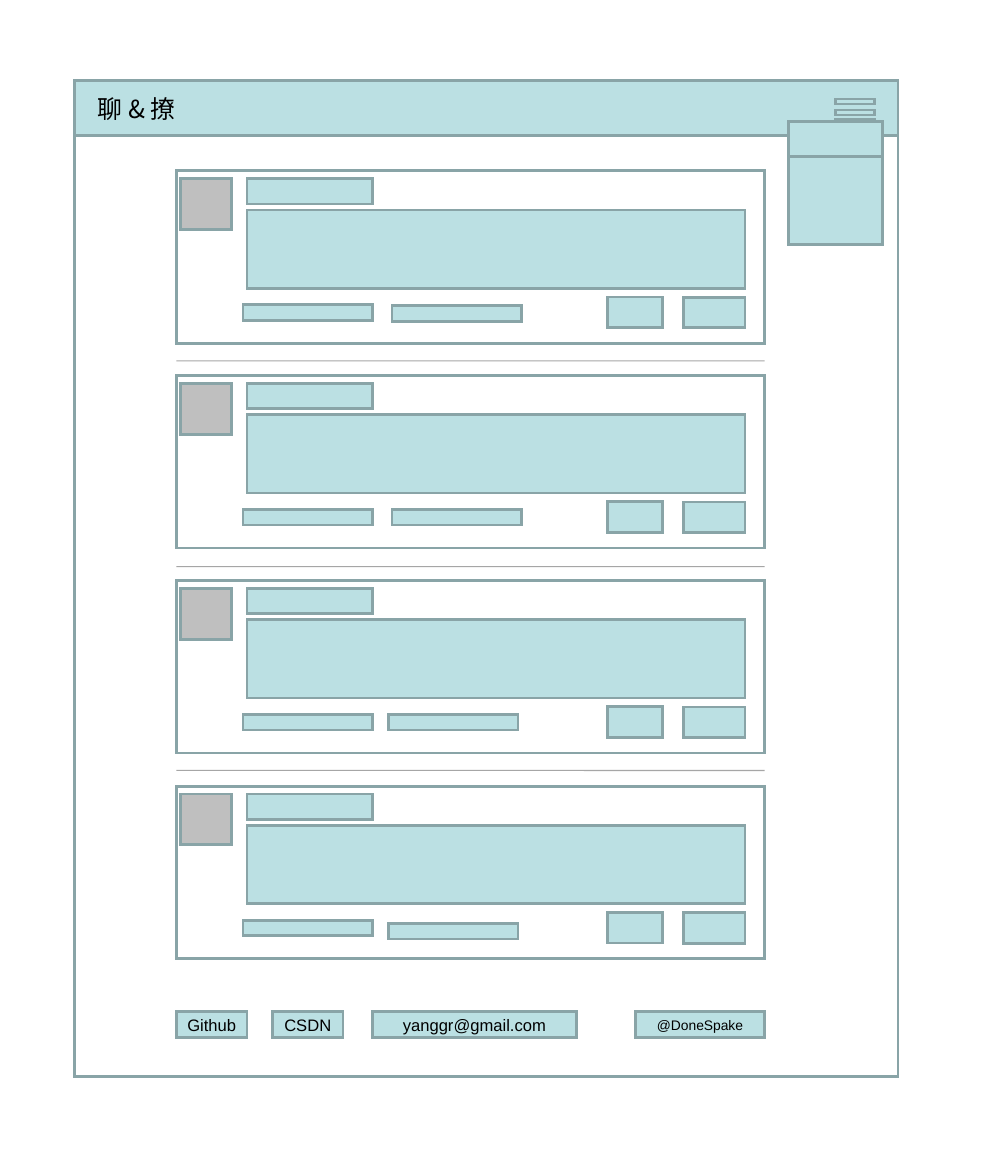
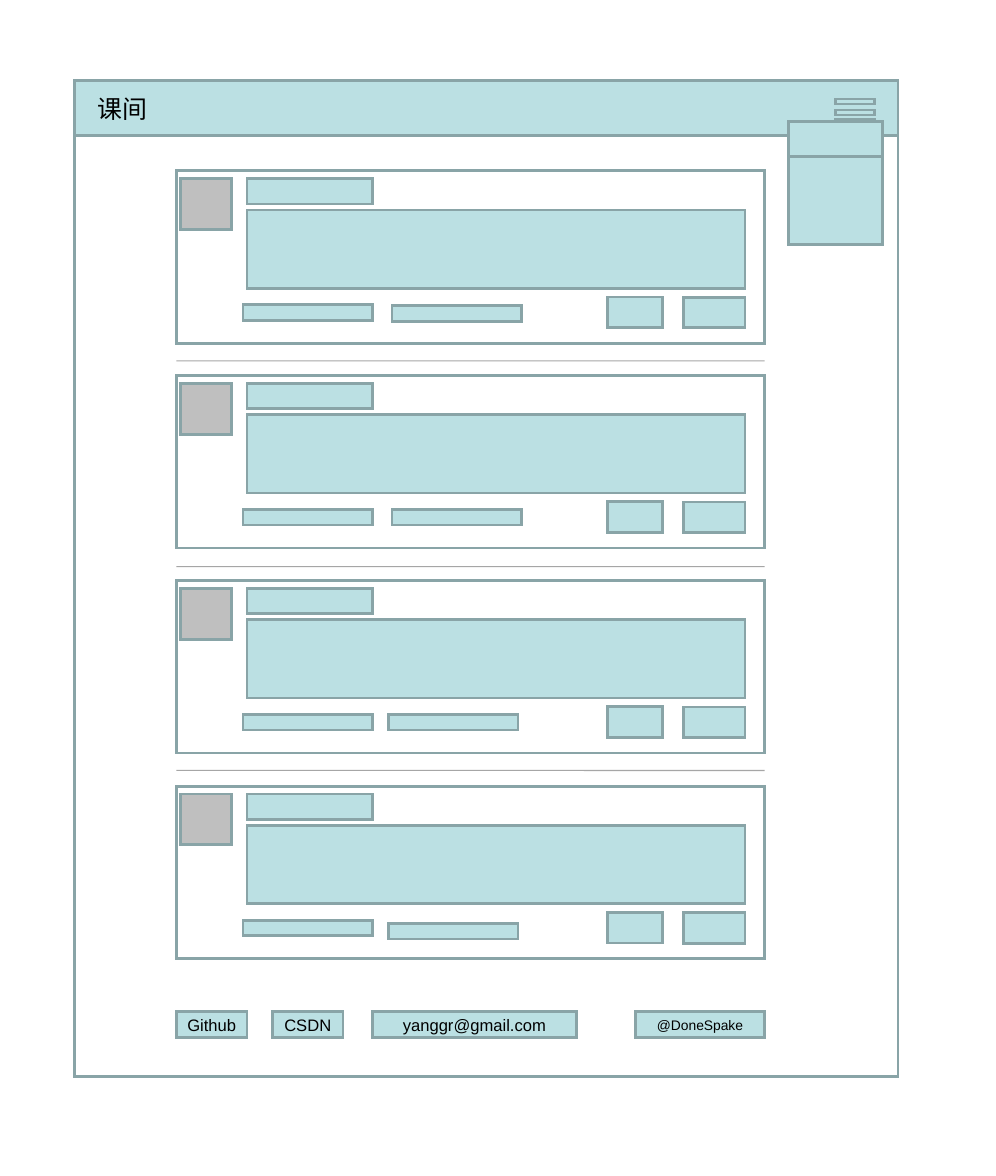
Before and after one commit to DoneSpeak/trivial, a slide deck: slide 2 of msgboard/design.ppt. Drawn at 996x1176 pixels with LibreOffice and Linux fonts; fonts in the diff are those of the drawing. Boxes give left, top, right and bottom in pixels: in the first picture for what was removed or moved away, otherwise in the second. Text is boxed around its words. In the diff, an @@ line names an element or a change of style, - is before the commit and + after.

```diff
--- a/msgboard/design.ppt
+++ b/msgboard/design.ppt
@@ text at (x1=98, y1=97, x2=148, y2=120): text changed @@
-聊 & 撩
+课间
```
Also in this commit, not shown: 1 other slide changed, 1 slide added, 28 other files.
